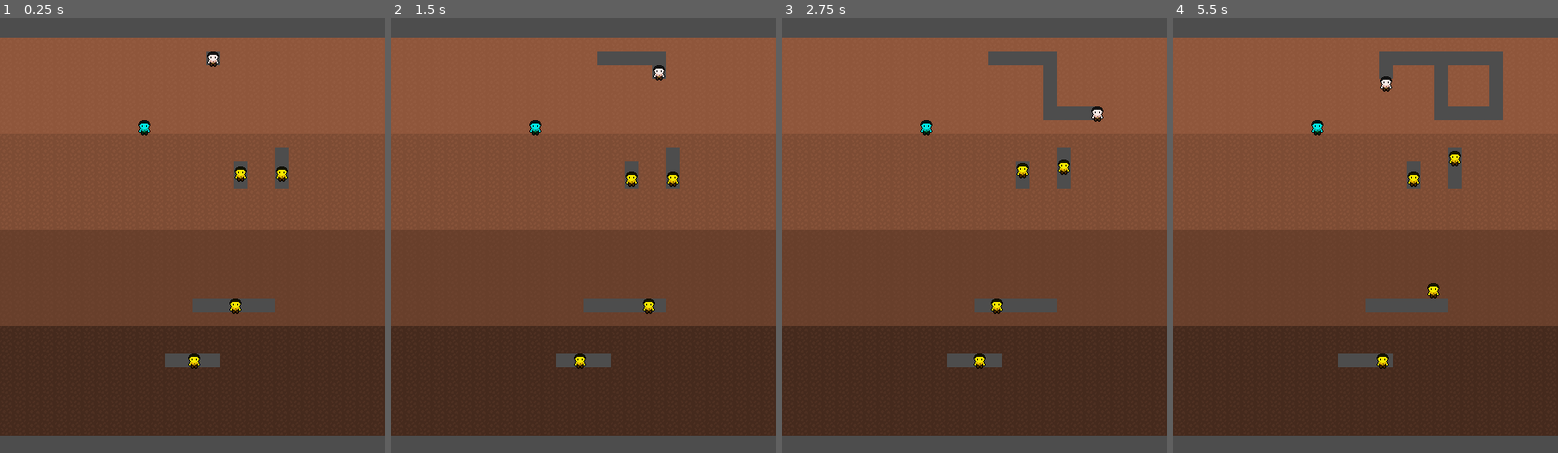
Above: before the commit, frames 1-4 (left to right).
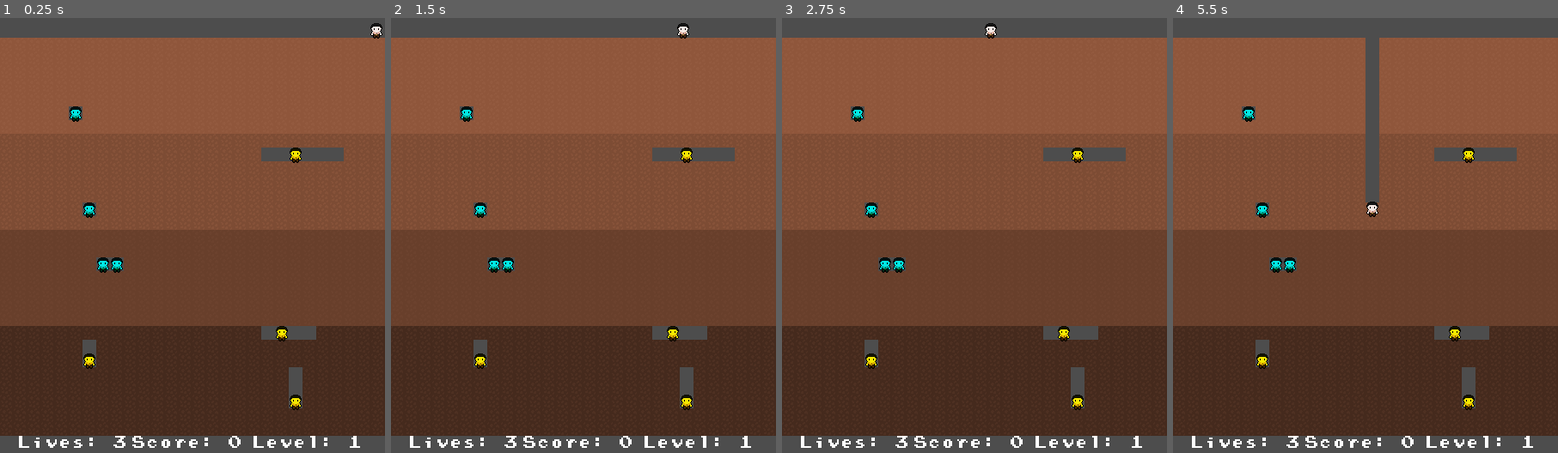
Above: after the commit, the same moments.

Repository: KyzonP/20-games---game-7
Game: Godot game, scene res://Scenes/level.tscn
The game is run twice, just before and just after one commit, with the same random seed, the same clock (stepped at 60 frames per second) and the same inputs.
Inputs:
- Up to frame 1 (0.25 s): no input
- Up to frame 2 (1.5 s): hold D (move_right) 0.53-1.28 s; hold Space (shoot, bound only after the commit) 0.53-1.28 s; hold S (move_down) from 1.28 s (still down); tap Space (shoot, bound only after the commit) at 1.35 s
- Up to frame 3 (2.75 s): release S (move_down) at 2.03 s; hold D (move_right) from 2.03 s (still down); hold Space (shoot, bound only after the commit) from 2.03 s (still down)
- Up to frame 4 (5.5 s): release D (move_right) at 2.78 s; release Space (shoot, bound only after the commit) at 2.78 s; hold W (move_up) 2.78-3.53 s; tap Space (shoot, bound only after the commit) at 2.85, 4.35 s; hold Space (shoot, bound only after the commit) 3.53-4.28 s; hold A (move_left) 3.53-5.03 s; hold S (move_down) from 5.03 s (still down); hold Space (shoot, bound only after the commit) from 5.03 s (still down)

The runs differ from the first frame. In frame 1, 4.5% of the frame differs, in the area x 4-100%, y 1-99%; in frame 2, 5.1%; in frame 3, 5.8%; in frame 4, 8.4%, in the area x 4-94%, y 4-99%.

Commit message:
Final game mechanics implemented

Diff:
--- a/Scenes/enemy.tscn
+++ b/Scenes/enemy.tscn
@@ -1,10 +1,10 @@
 [gd_scene format=3 uid="uid://cejaclwqbetoi"]
 
-[ext_resource type="Script" uid="uid://v8c28dn0mdyp" path="res://Scripts/enemy.gd" id="1_1f0kj"]
-[ext_resource type="Texture2D" uid="uid://bgi818xp8eb35" path="res://Assets/Sam.png" id="1_hghv2"]
+[ext_resource type="Script" uid="uid://v8c28dn0mdyp" path="res://scripts/enemy.gd" id="1_md0e3"]
+[ext_resource type="Texture2D" uid="uid://bgi818xp8eb35" path="res://assets/placeholder/Sam.png" id="2_4ra3w"]
 
 [sub_resource type="AtlasTexture" id="AtlasTexture_6phgx"]
-atlas = ExtResource("1_hghv2")
+atlas = ExtResource("2_4ra3w")
 region = Rect2(192, 0, 16, 28)
 
 [sub_resource type="SpriteFrames" id="SpriteFrames_1f0kj"]
@@ -21,8 +21,10 @@
 [sub_resource type="RectangleShape2D" id="RectangleShape2D_afpow"]
 size = Vector2(12, 12)
 
-[node name="Enemy" type="Area2D" unique_id=392511293]
-script = ExtResource("1_1f0kj")
+[node name="Enemy" type="Area2D" unique_id=392511293 groups=["Enemy"]]
+collision_layer = 2
+collision_mask = 13
+script = ExtResource("1_md0e3")
 
 [node name="AnimatedSprite2D" type="AnimatedSprite2D" parent="." unique_id=1671676825]
 modulate = Color(1, 1, 0, 1)
--- a/Scenes/level.tscn
+++ b/Scenes/level.tscn
@@ -1,20 +1,22 @@
 [gd_scene format=4 uid="uid://skun2xhrc34w"]
 
-[ext_resource type="Texture2D" uid="uid://bcoi0t2lx6txt" path="res://Assets/Tileset.png" id="1_tumq0"]
-[ext_resource type="Script" uid="uid://ittxvxyjog1k" path="res://Scripts/player.gd" id="2_6phgx"]
-[ext_resource type="Script" uid="uid://cj8h4e1adu6sb" path="res://Scripts/tile_map_layer.gd" id="2_81xng"]
-[ext_resource type="Texture2D" uid="uid://bgi818xp8eb35" path="res://Assets/Sam.png" id="2_k5f4k"]
-[ext_resource type="PackedScene" uid="uid://txntotitgfci" path="res://Scenes/rock.tscn" id="5_wqkje"]
+[ext_resource type="Script" uid="uid://c1nqytciqyclf" path="res://scripts/level.gd" id="1_ppgk2"]
+[ext_resource type="Texture2D" uid="uid://bcoi0t2lx6txt" path="res://assets/placeholder/Tileset.png" id="2_2r41h"]
+[ext_resource type="Script" uid="uid://cj8h4e1adu6sb" path="res://scripts/tile_map_layer.gd" id="3_klq6b"]
+[ext_resource type="Script" uid="uid://ittxvxyjog1k" path="res://scripts/player.gd" id="4_b121j"]
+[ext_resource type="Texture2D" uid="uid://bgi818xp8eb35" path="res://assets/placeholder/Sam.png" id="5_8c41q"]
+[ext_resource type="FontFile" uid="uid://drfumsbcs4xxd" path="res://assets/fonts/PrStart.ttf" id="6_2r41h"]
+[ext_resource type="Script" uid="uid://b27tqbnay76xw" path="res://scripts/ui.gd" id="6_klq6b"]
 
 [sub_resource type="TileSetAtlasSource" id="TileSetAtlasSource_81xng"]
-texture = ExtResource("1_tumq0")
+texture = ExtResource("2_2r41h")
 0:0/0 = 0
 3:0/0 = 0
 1:0/0 = 0
 2:0/0 = 0
 
 [sub_resource type="TileSetAtlasSource" id="TileSetAtlasSource_wqkje"]
-texture = ExtResource("1_tumq0")
+texture = ExtResource("2_2r41h")
 0:0/0 = 0
 1:0/0 = 0
 2:0/0 = 0
@@ -25,7 +27,7 @@
 sources/2 = SubResource("TileSetAtlasSource_wqkje")
 
 [sub_resource type="AtlasTexture" id="AtlasTexture_6phgx"]
-atlas = ExtResource("2_k5f4k")
+atlas = ExtResource("5_8c41q")
 region = Rect2(192, 0, 16, 28)
 
 [sub_resource type="SpriteFrames" id="SpriteFrames_81xng"]
@@ -43,16 +45,19 @@
 size = Vector2(12, 12)
 
 [node name="Level" type="Node2D" unique_id=193511366]
+script = ExtResource("1_ppgk2")
 
 [node name="TileMapLayer" type="TileMapLayer" parent="." unique_id=2025332983]
 tile_map_data = PackedByteArray("AAAAAAQAAAAAAAAAAAAAAAUAAAAAAAAAAAAAAAYAAAAAAAAAAAAAAAcAAAAAAAAAAAAAAAgAAAAAAAAAAAAAAA …(13840 unchanged characters)…
 tile_set = SubResource("TileSet_wqkje")
-script = ExtResource("2_81xng")
+script = ExtResource("3_klq6b")
 
-[node name="Player" type="Area2D" parent="." unique_id=25887692 node_paths=PackedStringArray("maze") groups=["Player"]]
+[node name="Player" type="Area2D" parent="." unique_id=25887692 node_paths=PackedStringArray("level", "maze") groups=["Player"]]
 z_index = 2
-position = Vector2(248, 88)
-script = ExtResource("2_6phgx")
+position = Vector2(457, 55)
+collision_mask = 6
+script = ExtResource("4_b121j")
+level = NodePath("..")
 maze = NodePath("../TileMapLayer")
 
 [node name="AnimatedSprite2D" type="AnimatedSprite2D" parent="Player" unique_id=226540181]
@@ -62,6 +67,37 @@
 [node name="CollisionShape2D" type="CollisionShape2D" parent="Player" unique_id=700383394]
 shape = SubResource("RectangleShape2D_k5f4k")
 
-[node name="Rock" parent="." unique_id=1709407638 node_paths=PackedStringArray("maze") instance=ExtResource("5_wqkje")]
-position = Vector2(168, 168)
-maze = NodePath("../TileMapLayer")
+[node name="UI" type="Control" parent="." unique_id=164248201]
+layout_mode = 3
+anchors_preset = 0
+offset_right = 40.0
+offset_bottom = 40.0
+script = ExtResource("6_klq6b")
+
+[node name="HBoxContainer" type="HBoxContainer" parent="UI" unique_id=1882208562]
+layout_mode = 0
+offset_top = 528.0
+offset_right = 448.0
+offset_bottom = 640.0
+alignment = 1
+
+[node name="LivesText" type="RichTextLabel" parent="UI/HBoxContainer" unique_id=1383932645]
+custom_minimum_size = Vector2(130, 25)
+layout_mode = 2
+theme_override_fonts/normal_font = ExtResource("6_2r41h")
+text = "Lives: 3"
+fit_content = true
+
+[node name="ScoreText" type="RichTextLabel" parent="UI/HBoxContainer" unique_id=692473822]
+custom_minimum_size = Vector2(135, 25)
+layout_mode = 2
+theme_override_fonts/normal_font = ExtResource("6_2r41h")
+text = "Score: 0"
+fit_content = true
+
+[node name="LevelText" type="RichTextLabel" parent="UI/HBoxContainer" unique_id=1003378386]
+custom_minimum_size = Vector2(135, 25)
+layout_mode = 2
+theme_override_fonts/normal_font = ExtResource("6_2r41h")
+text = "Level: 0"
+fit_content = true
--- a/Scenes/rock.tscn
+++ b/Scenes/rock.tscn
@@ -1,10 +1,10 @@
 [gd_scene format=3 uid="uid://txntotitgfci"]
 
-[ext_resource type="Script" uid="uid://cqp4aqcgwj0rl" path="res://Scripts/rock.gd" id="1_5mkji"]
-[ext_resource type="Texture2D" uid="uid://bgi818xp8eb35" path="res://Assets/Sam.png" id="1_lgx4v"]
+[ext_resource type="Script" uid="uid://cqp4aqcgwj0rl" path="res://scripts/rock.gd" id="1_mek2u"]
+[ext_resource type="Texture2D" uid="uid://bgi818xp8eb35" path="res://assets/placeholder/Sam.png" id="2_ik6fu"]
 
 [sub_resource type="AtlasTexture" id="AtlasTexture_6phgx"]
-atlas = ExtResource("1_lgx4v")
+atlas = ExtResource("2_ik6fu")
 region = Rect2(192, 0, 16, 28)
 
 [sub_resource type="SpriteFrames" id="SpriteFrames_5mkji"]
@@ -21,8 +21,10 @@
 [sub_resource type="RectangleShape2D" id="RectangleShape2D_vd8au"]
 size = Vector2(12, 12)
 
-[node name="Rock" type="Area2D" unique_id=1709407638]
-script = ExtResource("1_5mkji")
+[node name="Rock" type="Area2D" unique_id=1709407638 groups=["Rock"]]
+collision_layer = 4
+collision_mask = 11
+script = ExtResource("1_mek2u")
 
 [node name="AnimatedSprite2D" type="AnimatedSprite2D" parent="." unique_id=1059449681]
 modulate = Color(0, 1, 1, 1)
--- a/Scripts/enemy.gd
+++ b/Scripts/enemy.gd
@@ -2,7 +2,7 @@
 
 @export var maze : TileMapLayer
 
-var state : States = States.MOVE
+var state : States = States.WAIT
 var lastDir : Direction = Direction.VOID
 var moveDir : Direction = Direction.RIGHT
 var player : Area2D
@@ -14,9 +14,12 @@
 var burrowComplete : bool = false
 var burrowTween
 
+var burrowMin : float = 7.0
+var burrowMax : float = 20.0
+
 var fleeTween
 
-enum States {MOVE, BURROW, FLEE}
+enum States {MOVE, BURROW, FLEE, WAIT}
 enum Direction {UP, DOWN, LEFT, RIGHT, VOID}
 
 const SNAP_DISTANCE = 4
@@ -24,7 +27,25 @@
 func _ready():
 	player = get_tree().get_nodes_in_group("Player")[0]
 
-	burrowTimerMax = randf_range(5,10)
+	area_entered.connect(killCollide)
+	event_bus.flee.connect(startFlee)
+	event_bus.startLevel.connect(unlock)
+
+	setStats()
+
+	burrowTimerMax = randf_range(burrowMin,burrowMax)
+
+func setStats():
+	speed = speed  + ((4 * global.level)-4)
+
+	burrowMin = burrowMin - global.level
+	burrowMax = burrowMax - global.level
+
+	if burrowMin <= 0:
+		burrowMin = 1
+
+	if burrowMax <= 5:
+		burrowMax = 5
 
 func _physics_process(delta):
 	var cell = maze.local_to_map(global_position)
@@ -54,6 +75,12 @@
 	elif state == States.FLEE:
 		pass
 
+	elif state == States.WAIT:
+		pass
+
+func unlock():
+	state = States.MOVE
+
 func startBurrow():
 	if burrowTween:
 		burrowTween.kill()
@@ -77,7 +104,7 @@
 	if burrowTween:
 		burrowTween.kill()
 
-	startFlee()
+	#startFlee()
 
 func startFlee():
 	state = States.FLEE
@@ -98,7 +125,7 @@
 
 func finishFlee():
 	# Code for ending level
-	pass
+	event_bus.emit_signal("enemyFled")
 
 func defeat():
 	# code for enemy dying
@@ -107,6 +134,7 @@
 	if fleeTween:
 		fleeTween.kill()
 
+	event_bus.emit_signal("enemyDefeated", global_position.y)
 	self.queue_free()
 
 func chooseDirection(noDir : bool = false):
@@ -151,6 +179,13 @@
 
 	return Vector2.ZERO
 
+func killCollide(area):
+	if area.is_in_group("Projectile"):
+		defeat()
+	if area.is_in_group("Rock"):
+		if area.state == area.States.FALLING:
+			defeat()
+
 class PotentialTiles:
 	var dir : Direction
 	var pos : Vector2
--- a/Scripts/player.gd
+++ b/Scripts/player.gd
@@ -1,14 +1,22 @@
 extends Area2D
 
+@export var level : Node2D
 @export var maze : TileMapLayer
 
 enum Direction {UP, DOWN, LEFT, RIGHT, VOID}
 var lastDir : Direction = Direction.RIGHT
+var faceDir : Direction = Direction.DOWN
 var moveDir : Direction = Direction.RIGHT
 var moveUp : bool = false
 var moveLeft : bool = false
 var moveRight : bool = false
 var moveDown : bool = false
+var lock : bool = true
+var dead : bool = false
+var shootTimer : float = 2.0
+var shootTimerMax : float = 2.0
+
+var projectile = load("res://scenes/projectile.tscn")
 
 var speed : float = 80.0
 
@@ -17,57 +25,100 @@
 func _ready():
 	var cell = maze.local_to_map(global_position)
 	var centre = maze.map_to_local(cell)
+
+	area_entered.connect(killCollide)
+	event_bus.startLevel.connect(unlock)
+
 	maze.TileReached(centre)
 
 func _input(event):
 	if event.is_action_pressed("move_up"):
 		lastDir = Direction.UP
+		faceDir = Direction.UP
 		moveUp = true
 	elif event.is_action_released("move_up"):
 		moveUp = false
 	if event.is_action_pressed("move_down"):
 		lastDir = Direction.DOWN
+		faceDir = Direction.DOWN
 		moveDown = true
 	elif event.is_action_released("move_down"):
 		moveDown = false
 	if event.is_action_pressed("move_left"):
 		lastDir = Direction.LEFT
+		faceDir = Direction.LEFT
 		moveLeft = true
 	elif event.is_action_released("move_left"):
 		moveLeft = false
 	if event.is_action_pressed("move_right"):
 		lastDir = Direction.RIGHT
+		faceDir = Direction.RIGHT
 		moveRight = true
 	elif event.is_action_released("move_right"):
 		moveRight = false
 
+	if not lock:
+		if event.is_action_pressed("shoot"):
+			SpawnProjectile()
+
 func _physics_process(delta):
 	var cell = maze.local_to_map(global_position)
 	var centre = maze.map_to_local(cell)
+	if not lock:
+		shootTimer += delta
 
-	if not moveUp and not moveLeft and not moveDown and not moveRight:
-		lastDir = Direction.VOID
+		if not moveUp and not moveLeft and not moveDown and not moveRight:
+			lastDir = Direction.VOID
 
-	if lastDir != moveDir:
-		if global_position.distance_to(centre) < SNAP_DISTANCE:
-			global_position = centre
-			moveDir = lastDir
+		if lastDir != moveDir:
+			if global_position.distance_to(centre) < SNAP_DISTANCE:
+				global_position = centre
+				moveDir = lastDir
 
-	if global_position.distance_to(centre) < (speed * delta):
-		maze.TileReached(centre)
+		if global_position.distance_to(centre) < (speed * delta):
+			maze.TileReached(centre)
 
-		# If leaving map boundaries
-		if not maze.is_tile_free(moveDir, global_position, true):
+			# If leaving map boundaries
+			if not maze.is_tile_free(moveDir, global_position, true):
 
+				global_position = centre
+				moveDir = Direction.VOID
+
+		match moveDir:
+			Direction.UP: global_position.y -= speed * delta
+			Direction.DOWN: global_position.y += speed * delta
+			Direction.LEFT: global_position.x -= speed * delta
+			Direction.RIGHT: global_position.x += speed * delta
+
+		if global_position.y <= 56:
 			global_position = centre
 			moveDir = Direction.VOID
+	else:
+		if global_position.distance_to(centre) < (speed * delta):
+			maze.TileReached(centre)
 
-	match moveDir:
-		Direction.UP: global_position.y -= speed * delta
-		Direction.DOWN: global_position.y += speed * delta
-		Direction.LEFT: global_position.x -= speed * delta
-		Direction.RIGHT: global_position.x += speed * delta
+func SpawnProjectile():
+	if shootTimer >= shootTimerMax:
+		shootTimer = 0
 
-	if global_position.y <= 56:
-		global_position = centre
-		moveDir = Direction.VOID
+		var newProjectile = projectile.instantiate()
+		get_parent().add_child(newProjectile)
+		newProjectile.global_position = self.global_position
+		newProjectile.maze = maze
+		newProjectile.moveDir = faceDir
+
+func unlock():
+	lock = false
+
+func killCollide(area):
+	if area.is_in_group("Rock"):
+		if area.state == area.States.FALLING:
+			defeat()
+	if area.is_in_group("Enemy"):
+		defeat()
+
+func defeat():
+	if not dead:
+		dead = true
+		event_bus.emit_signal("playerDefeated")
+		print("Game Over!")
--- a/Scripts/rock.gd
+++ b/Scripts/rock.gd
@@ -5,12 +5,12 @@
 var shakeTween
 var fallTween
 
-var speed : float = 40.0
+var speed : float = 120.0
 
 enum States {STABLE, SHAKING, FALLING}
 enum Direction {UP, DOWN, LEFT, RIGHT, VOID}
 
-func _physics_process(delta):
+func _physics_process(_delta):
 	if state == States.STABLE:
 		if checkBeneath():
 			startShake()
@@ -30,7 +30,7 @@
 	var shake_count = 10
 	for i in shake_count:
 		shakeTween.tween_property($AnimatedSprite2D, "position", Vector2(randf_range(-shake, shake), randf_range(-shake, shake)), shake_duration / shake_count)
-		shakeTween.finished.connect(startFall)
+	shakeTween.finished.connect(startFall)
 
 func startFall():
 	state = States.FALLING
--- a/Scripts/tile_map_layer.gd
+++ b/Scripts/tile_map_layer.gd
@@ -2,10 +2,12 @@
 
 @export var x_min : int = 10
 @export var x_max : int = 47
-@export var y_min : int = 12
+@export var y_min : int = 15
 @export var y_max : int = 63
 
-var enemy = load("res://Scenes/enemy.tscn")
+var enemy = load("res://scenes/enemy.tscn")
+var rock = load("res://scenes/rock.tscn")
+var rocks = []
 var enemyPositions = []
 var rockPositions = []
 
@@ -19,6 +21,7 @@
 
 func startLevel():
 	createPockets(4,5)
+	createRocks(4,5)
 
 # Randomly generate an amount of pockets a specific distance away from each other, checking to ensure there isn't overlap before adding it to the array
 func createPockets(count: int, safe_distance : float):
@@ -33,8 +36,12 @@
 
 		var is_valid : bool = true
 
+		if randX >= 168 and randX <= 296:
+			is_valid = false
+
 		for pos in enemyPositions.size():
 			if abs(enemyPositions[pos][0] - randX) > safe_distance or abs(enemyPositions[pos][1] - randY) > safe_distance:
+
 				# No overlap
 				pass
 			else:
@@ -44,11 +51,11 @@
 		if is_valid:
 			enemyPositions.append(Vector2i(randX, randY))
 
-		erase_cell(local_to_map(Vector2i(randX, randY)))
-
-		expandPockets(3,5, randX, randY)
-
-		SpawnEnemy(randX, randY)
+			erase_cell(local_to_map(Vector2i(randX, randY)))
+
+			expandPockets(3,5, randX, randY)
+
+			SpawnEnemy(randX, randY)
 
 func expandPockets(_min, _max, randX, randY):
 	# 0 = horizontal, 1 = vertical
@@ -78,6 +85,55 @@
 	newEnemy.global_position = Vector2(x,y)
 	newEnemy.maze = self
 
+func createRocks(count: int, safe_distance : float):
+	rocks = []
+	rockPositions = []
+
+	while rockPositions.size() < count:
+		var randX = randi_range(x_min, x_max) * 8
+		var randY = randi_range(y_min,y_max) * 8
+
+		randX = map_to_local(local_to_map(Vector2i(randX, randY)))[0]
+		randY = map_to_local(local_to_map(Vector2i(randX, randY)))[1]
+
+		var is_valid : bool = true
+
+		if randX >= 168 and randX <= 296:
+			is_valid = false
+		if randY > 478:
+			is_valid = false
+
+		for pos in rockPositions.size():
+			if abs(rockPositions[pos][0] - randX) > safe_distance or abs(rockPositions[pos][1] - randY) > safe_distance:
+				# No overlap
+				pass
+			else:
+				is_valid = false
+				break
+
+		for pos in enemyPositions.size():
+			if abs(enemyPositions[pos][0] - randX) > safe_distance or abs(enemyPositions[pos][1] - randY) > safe_distance:
+				# No overlap
+				pass
+			else:
+				is_valid = false
+				break
+
+		if is_valid:
+			rockPositions.append(Vector2i(randX, randY))
+
+			erase_cell(local_to_map(Vector2i(randX, randY)))
+
+			SpawnRock(randX, randY)
+
+func SpawnRock(x, y):
+	var newRock = rock.instantiate()
+	add_child(newRock)
+	newRock.global_position = Vector2(x,y)
+	newRock.maze = self
+
+	rocks.append(newRock)
+
 func check_valid_directions(pos):
 	var cellArrays = []
 
@@ -112,15 +168,31 @@
 		if source_id == 2:
 			return false
 		else:
-			return true
+			# check for rocks
+			if not rock_check(next_cell):
+				return true
+			else:
+				return false
 	else:
 		if source_id == 2:
 			return false
 		else:
 			if tile_data == null:
+				# check for rocks
+				if not rock_check(next_cell):
+					return true
+				else:
+					return false
+			else:
+				return false
+
+func rock_check(pos):
+	for i in rocks:
+		if i.state == i.States.STABLE or i.state == i.States.SHAKING:
+			if i.global_position == map_to_local(pos):
 				return true
-			else:
-				return false
+
+	return false
 
 func get_tile(dir, pos):
 	# Get current cell
--- a/project.godot
+++ b/project.godot
@@ -13,7 +13,14 @@
 config/name="20 Games - Game 7"
 run/main_scene="uid://skun2xhrc34w"
 config/features=PackedStringArray("4.6", "GL Compatibility")
+boot_splash/bg_color=Color(0, 0, 0, 1)
+boot_splash/image="uid://bljwp4iphsk7j"
 config/icon="res://icon.svg"
+
+[autoload]
+
+event_bus="*uid://div87416rpntf"
+global="*uid://beomspnovlsnu"
 
 [display]
 
@@ -46,6 +53,11 @@
 , Object(InputEventKey,"resource_local_to_scene":false,"resource_name":"","device":-1,"window_id":0,"alt_pressed":false …(186 unchanged characters)…
 ]
 }
+shoot={
+"deadzone": 0.2,
+"events": [Object(InputEventKey,"resource_local_to_scene":false,"resource_name":"","device":-1,"window_id":0,"alt_pressed":false,"shift_pressed":false,"ctrl_pressed":false,"meta_pressed":false,"pressed":false,"keycode":0,"physical_keycode":32,"key_label":0,"unicode":32,"location":0,"echo":false,"script":null)
+]
+}
 
 [physics]
 
--- /dev/null
+++ b/scenes/projectile.tscn
@@ -0,0 +1,35 @@
+[gd_scene format=3 uid="uid://cohirxsc3jpjp"]
+
+[ext_resource type="Texture2D" uid="uid://bgi818xp8eb35" path="res://assets/placeholder/Sam.png" id="1_c8fcr"]
+[ext_resource type="Script" uid="uid://co4s3an1g1d12" path="res://scripts/projectile.gd" id="1_q3m7n"]
+
+[sub_resource type="AtlasTexture" id="AtlasTexture_6phgx"]
+atlas = ExtResource("1_c8fcr")
+region = Rect2(192, 0, 16, 28)
+
+[sub_resource type="SpriteFrames" id="SpriteFrames_q3m7n"]
+animations = [{
+"frames": [{
+"duration": 1.0,
+"texture": SubResource("AtlasTexture_6phgx")
+}],
+"loop": true,
+"name": &"default",
+"speed": 5.0
+}]
+
+[sub_resource type="RectangleShape2D" id="RectangleShape2D_softn"]
+size = Vector2(12, 12)
+
+[node name="Projectile" type="Area2D" unique_id=1398570513 groups=["Projectile"]]
+collision_layer = 8
+collision_mask = 6
+script = ExtResource("1_q3m7n")
+
+[node name="AnimatedSprite2D" type="AnimatedSprite2D" parent="." unique_id=1365654023]
+modulate = Color(1, 0, 1, 1)
+texture_filter = 1
+sprite_frames = SubResource("SpriteFrames_q3m7n")
+
+[node name="CollisionShape2D" type="CollisionShape2D" parent="." unique_id=1377884483]
+shape = SubResource("RectangleShape2D_softn")
--- /dev/null
+++ b/scripts/event_bus.gd
@@ -0,0 +1,19 @@
+extends Node
+
+@warning_ignore("unused_signal")
+signal flee()
+
+@warning_ignore("unused_signal")
+signal enemyDefeated(yPos)
+
+@warning_ignore("unused_signal")
+signal enemyFled()
+
+@warning_ignore("unused_signal")
+signal startLevel()
+
+@warning_ignore("unused_signal")
+signal playerDefeated()
+
+@warning_ignore("unused_signal")
+signal updateUI()
--- /dev/null
+++ b/scripts/global.gd
@@ -0,0 +1,5 @@
+extends Node
+
+var lives : int = 3
+var score : int = 0
+var level : int = 1
--- /dev/null
+++ b/scripts/level.gd
@@ -0,0 +1,85 @@
+extends Node2D
+
+# So, for this it'll have code to check the enemy count when prompted (if an enemy is defeated)
+# if one remains, emit the flee signal - if none, then do the end of level
+# also maybe check the y pos and give score accordingly at this stage
+
+#232 is roughly centre X position
+#280 is y position
+
+var player : Area2D
+var horizontalTween
+var verticalTween
+
+var levelEnded : bool = false
+
+func _ready():
+	event_bus.enemyDefeated.connect(checkEnemies)
+	event_bus.enemyFled.connect(endLevel)
+	event_bus.playerDefeated.connect(playerDefeated)
+
+	player = get_tree().get_nodes_in_group("Player")[0]
+
+	horizontalMove()
+	event_bus.emit_signal("updateUI")
+
+func horizontalMove():
+	if horizontalTween:
+		horizontalTween.kill()
+
+	horizontalTween = create_tween()
+	horizontalTween.tween_property(player, "position", Vector2(232, player.global_position.y), player.global_position.distance_to(Vector2(232, self.global_position.y))/player.speed)
+	horizontalTween.finished.connect(verticalMove)
+
+func verticalMove():
+	if verticalTween:
+		verticalTween.kill()
+
+	verticalTween = create_tween()
+	verticalTween.tween_property(player, "position", Vector2(player.global_position.x, 280), player.global_position.distance_to(Vector2(player.global_position.x, 280))/player.speed)
+	verticalTween.finished.connect(startLevel)
+
+func startLevel():
+	event_bus.emit_signal("startLevel")
+
+func checkEnemies(yPos):
+	print(yPos)
+	if yPos > 392:
+		adjustScore(40)
+	elif yPos > 280:
+		adjustScore(30)
+	elif yPos > 168:
+		adjustScore(20)
+	else:
+		adjustScore(10)
+
+	var enemyCount = get_tree().get_nodes_in_group("Enemy").size()-1
+	if enemyCount == 1:
+		event_bus.emit_signal("flee")
+	elif enemyCount <= 0:
+		endLevel()
+
+func adjustScore(amount):
+	global.score += amount
+	event_bus.emit_signal("updateUI")
+
+func playerDefeated():
+	if not levelEnded:
+		levelEnded = true
+		global.lives = global.lives - 1
+		if global.lives == 0:
+			gameOver()
+		else:
+			restartLevel()
+
+func restartLevel():
+	get_tree().reload_current_scene.call_deferred()
+
+func endLevel():
+	if not levelEnded:
+		levelEnded = true
+		global.level = global.level + 1
+		restartLevel()
+
+func gameOver():
+	pass
--- /dev/null
+++ b/scripts/projectile.gd
@@ -0,0 +1,33 @@
+extends Area2D
+
+@export var level : Node2D
+@export var maze : TileMapLayer
+
+enum Direction {UP, DOWN, LEFT, RIGHT, VOID}
+var moveDir : Direction = Direction.VOID
+
+var speed : float = 100.0
+
+func _ready():
+	area_entered.connect(collision)
+
+func _physics_process(delta):
+	var cell = maze.local_to_map(global_position)
+	var centre = maze.map_to_local(cell)
+
+	if global_position.distance_to(centre) < (speed * delta):
+		if not maze.is_tile_free(moveDir, global_position):
+			destroy()
+
+	match moveDir:
+		Direction.UP: global_position.y -= speed * delta
+		Direction.DOWN: global_position.y += speed * delta
+		Direction.LEFT: global_position.x -= speed * delta
+		Direction.RIGHT: global_position.x += speed * delta
+
+func collision(area):
+	if area.is_in_group("Rock") or area.is_in_group("Enemy"):
+		destroy()
+
+func destroy():
+	self.queue_free()
--- /dev/null
+++ b/scripts/ui.gd
@@ -0,0 +1,9 @@
+extends Control
+
+func _ready():
+	event_bus.updateUI.connect(updateUI)
+
+func updateUI():
+	$HBoxContainer/LevelText.text = "Level: " + str(global.level)
+	$HBoxContainer/LivesText.text = "Lives: " + str(global.lives)
+	$HBoxContainer/ScoreText.text = "Score: " + str(global.score)
Binary file added: assets/fonts/PrStart.ttf
Not shown, added: assets/fonts/PrStart.ttf.import
Renamed: Assets/Background.png -> assets/placeholder/Background.png
Not shown, changed: assets/placeholder/Background.png.import
Renamed: Assets/Sam.png -> assets/placeholder/Sam.png
Not shown, changed: assets/placeholder/Sam.png.import
Renamed: Assets/Tileset.png -> assets/placeholder/Tileset.png
Not shown, changed: assets/placeholder/Tileset.png.import
Binary file added: assets/ui/Logo.png
Not shown, added: assets/ui/Logo.png.import
Not shown, added: scripts/event_bus.gd.uid
Not shown, added: scripts/global.gd.uid
(and 3 more such lines)
